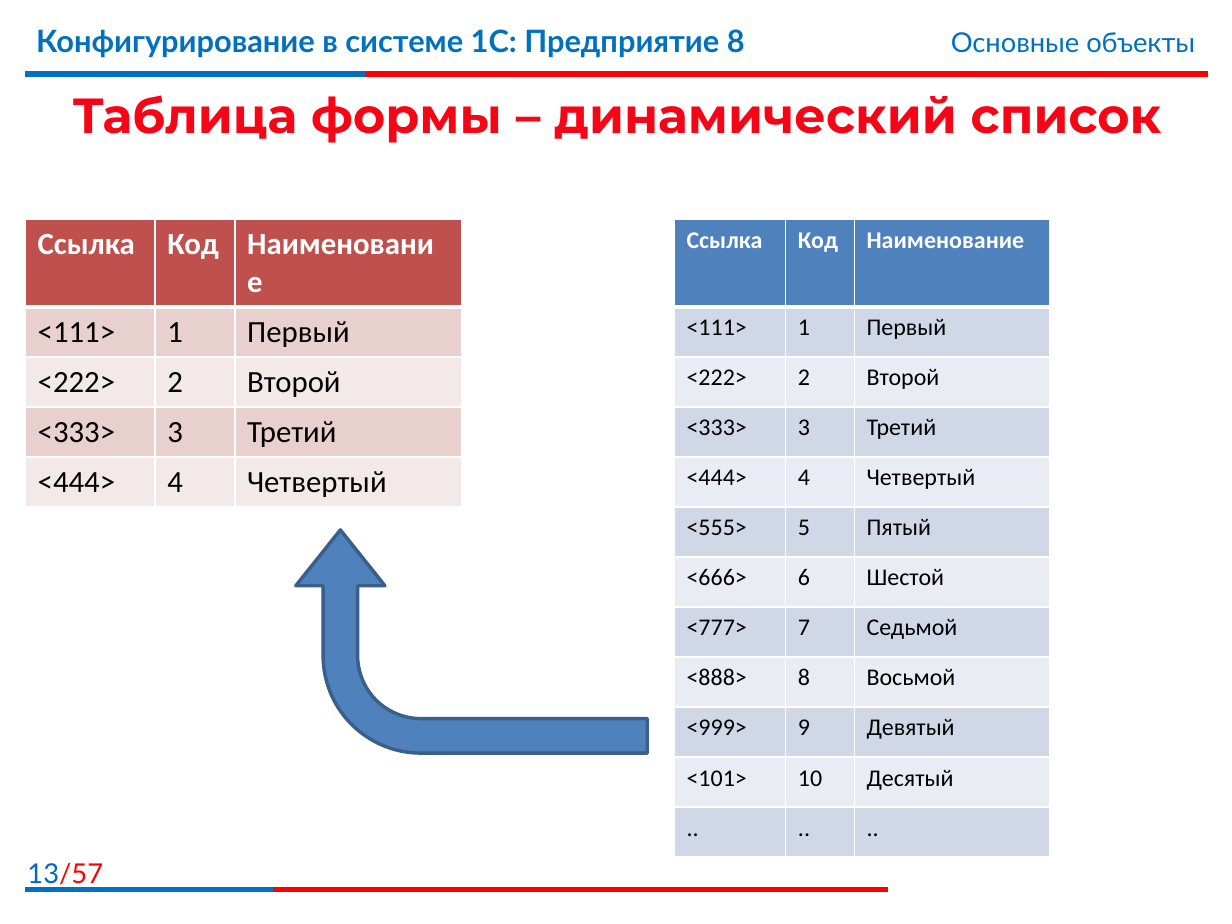
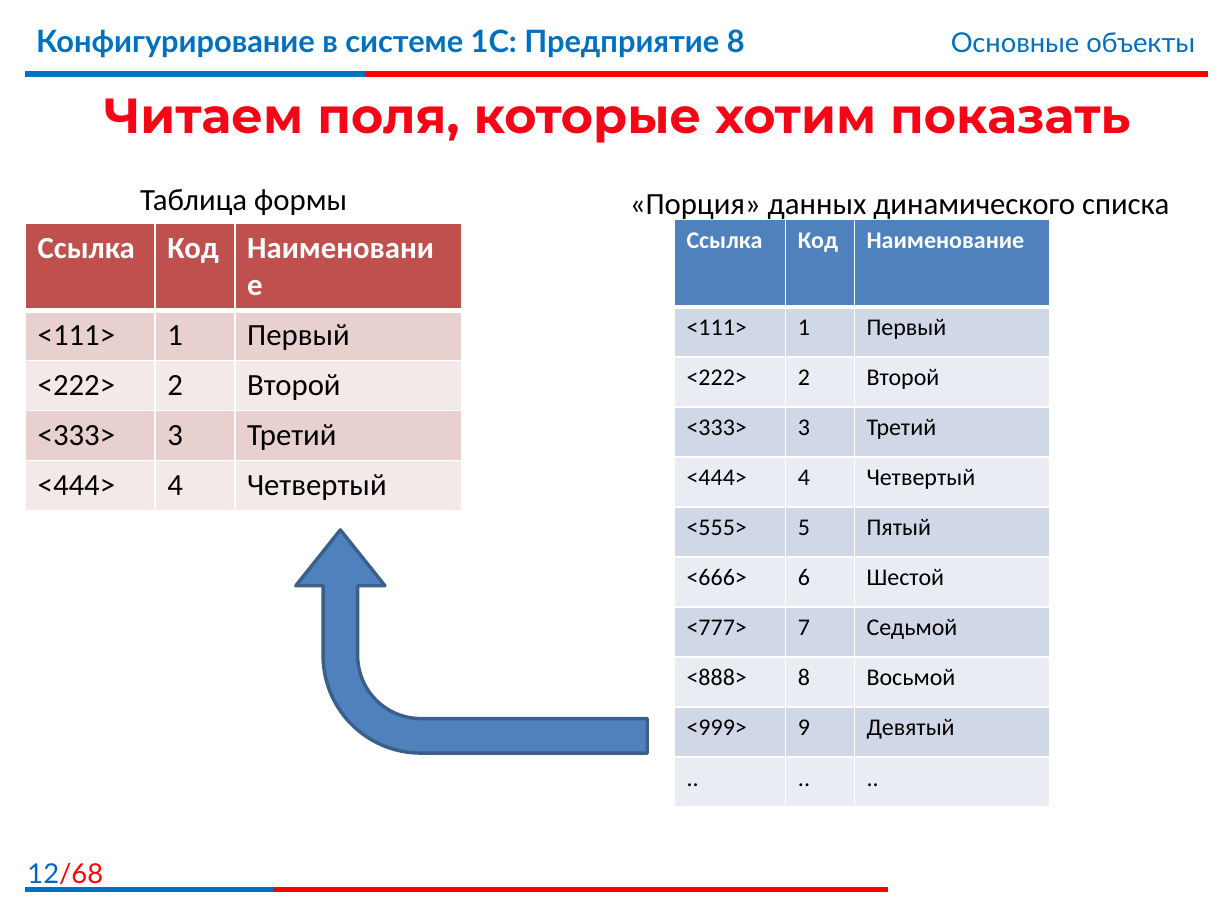
Before and after one commit to bestteacher-1c/documents_compl_kurs, a slide deck: slide 12 of Занятие_06/Иллюстрации6.pptx (slide 13 before the commit). Drawn at 1232x924 pixels with LibreOffice and Linux fonts; fonts in the diff are those of the drawing; background and template pictures are left out. Boxes give left, top, right and bottom in pixels: in the first picture for what was removed or moved away, otherwise in the second. Text is boxed around its words. In the diff, an @@ line names an element or a change of style, - is before the commit and + after.

```diff
--- a/Занятие_06/Иллюстрации6.pptx
+++ b/Занятие_06/Иллюстрации6.pptx
@@ title at (x1=104, y1=98, x2=1130, y2=143): text changed @@
-Таблица формы – динамический список
+Читаем поля, которые хотим показать
@@ text added at (x1=140, y1=189, x2=347, y2=215), 18 pt, text #000000 @@
+Таблица формы
@@ text added at (x1=630, y1=194, x2=1169, y2=222), 18 pt, text #000000 @@
+«Порция» данных динамического списка
@@ table moved from (x1=26, y1=219, x2=462, y2=508) to (x1=26, y1=223, x2=462, y2=511) @@
@@ table at (x1=674, y1=219, x2=1050, y2=807) @@
-row 11: <101> | 10 | Десятый
@@ page number at (x1=27, y1=863, x2=103, y2=889): text changed @@
-13/57
+12/68
```
Also in this commit, not shown: 13 other slides changed, 29 slides added, 26 slides removed, 12 other files.
